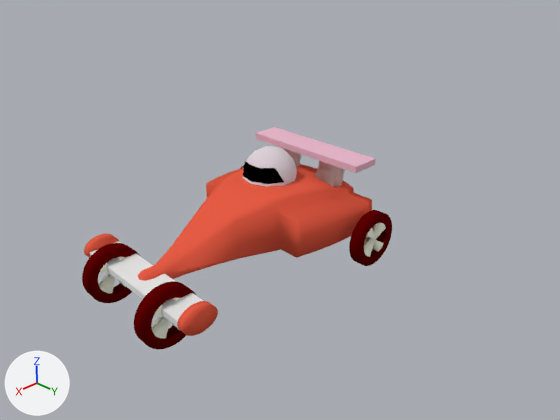
The Blender file resources/vehicles/sprinter/sprinter.blend, before and after one commit.
One viewpoint serves both versions: the file's camera 'Camera'. The axes (+X, +Y, +Z) are drawn at lower left. The lights are the same throughout.

In view in the first picture: 'alettonemuso.1', 'casco', 'chassis', 'cpl_muso.001', 'salettone_muso', 'wheel.fl', 'wheel.fr', 'wheel.rl'.
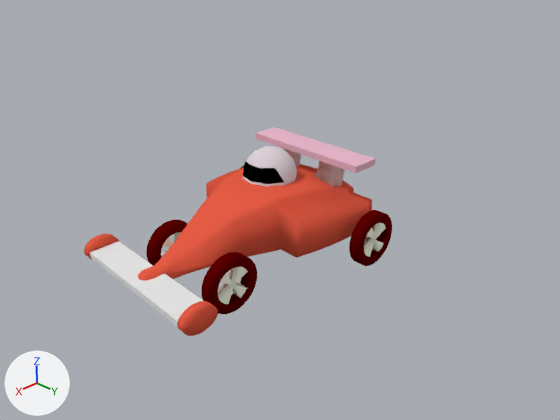
Where the change shows, as pixel boxes (x1, y1, x2, y2) in the pictures (560 x 420 px):
'wheel.fl', moved
    before: (134, 281, 196, 349)
    after: (202, 252, 257, 314)
'wheel.fr', moved
    before: (82, 243, 140, 303)
    after: (147, 220, 188, 265)

What changed in the scene script:
```text
Change ob_wheel_fl:
    ob_wheel_fl.location: (0.712, 0.226, -0.125) -> (0.376, 0.226, -0.125)
Change ob_wheel_fr:
    ob_wheel_fr.location: (0.712, -0.226, -0.125) -> (0.376, -0.226, -0.125)
```
